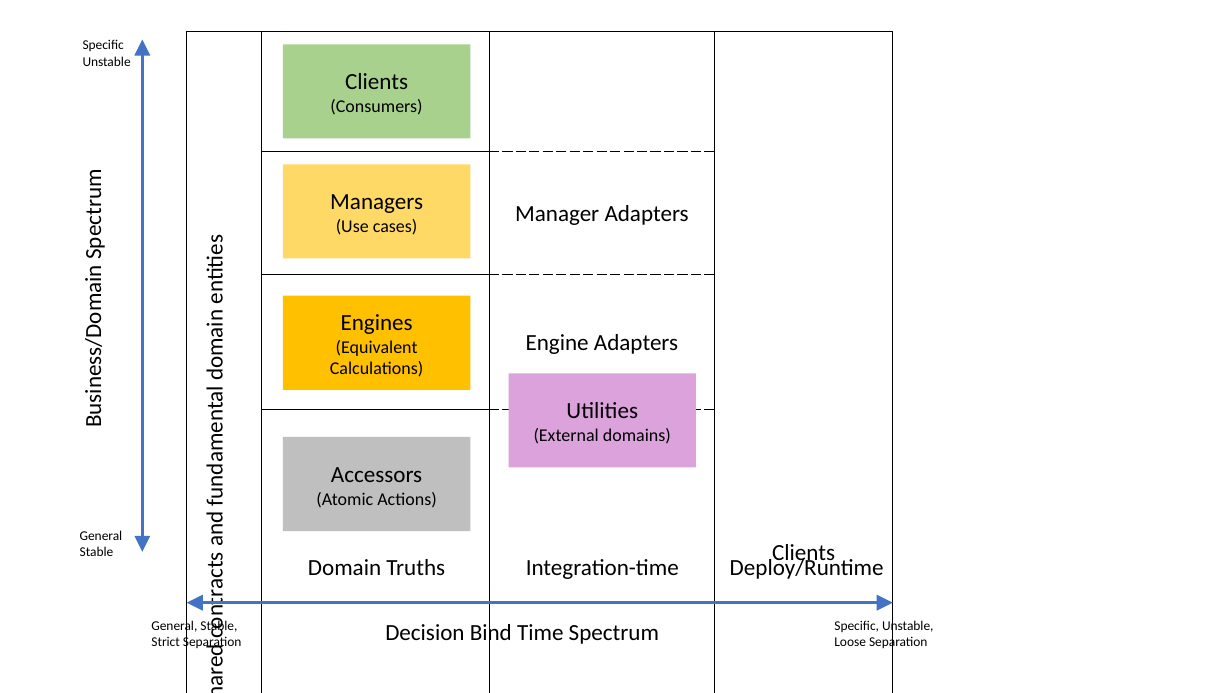
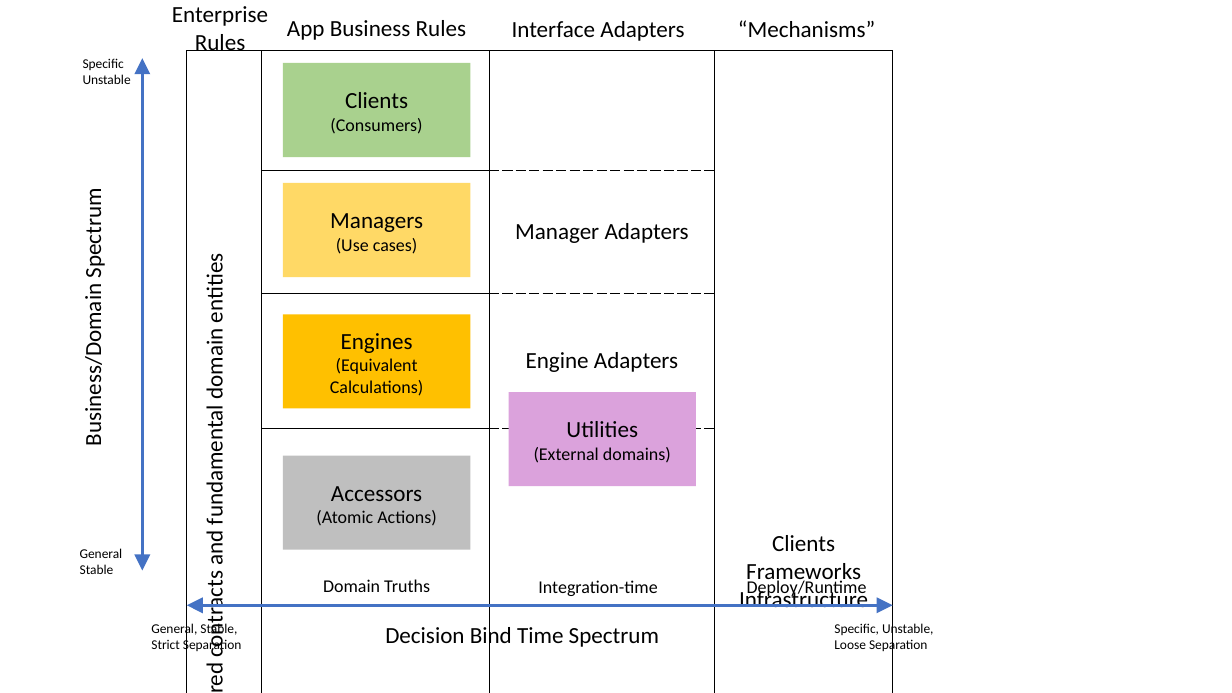
Before and after one commit to farlee2121/DevEssentialsBlog, a slide deck: slide 1 of _drafts/Solid Structure Table.pptx. Drawn at 1232x693 pixels with LibreOffice and Linux fonts; fonts in the diff are those of the drawing. Boxes give left, top, right and bottom in pixels: in the first picture for what was removed or moved away, otherwise in the second. Text is boxed around its words. In the diff, an @@ line names an element or a change of style, - is before the commit and + after.

```diff
--- a/_drafts/Solid Structure Table.pptx
+++ b/_drafts/Solid Structure Table.pptx
@@ text added at [172, 6, 268, 51], 18 pt, text #000000 @@
+Enterprise Rules
@@ text added at [287, 20, 466, 40], 18 pt, text #000000 @@
+App Business Rules
@@ text added at [512, 21, 684, 41], 18 pt, text #000000 @@
+Interface Adapters
@@ text added at [738, 20, 875, 37], 18 pt, text #000000 @@
+“Mechanisms”
@@ 5 rectangles, 3 texts, 1 table, 1 double arrow: place and size @@
-5 rectangles, 3 texts, 1 table, 1 double arrow at [79, 32, 893, 641]
+5 rectangles, 3 texts, 1 table, 1 double arrow at [79, 51, 893, 660]
@@ table at [187, 51, 893, 660] @@
-row 1, column 4: Clients
+row 1, column 4: Clients / Frameworks / Infrastructure
@@ text "Domain Truths": place and size @@
-text "Domain Truths" at [308, 559, 445, 575]
+text "Domain Truths" at [323, 579, 430, 592]
@@ size 18 to 14 pt in 3 elements at [323, 579, 430, 592], [747, 578, 867, 598], [538, 580, 657, 596] @@
@@ text "Integration-time": place and size @@
-text "Integration-time" at [526, 559, 679, 579]
+text "Integration-time" at [538, 580, 657, 596]
@@ text "Deploy/Runtime": place and size @@
-text "Deploy/Runtime" at [730, 556, 884, 579]
+text "Deploy/Runtime" at [747, 578, 867, 598]
```
Also in this commit, not shown: 3 other files.
